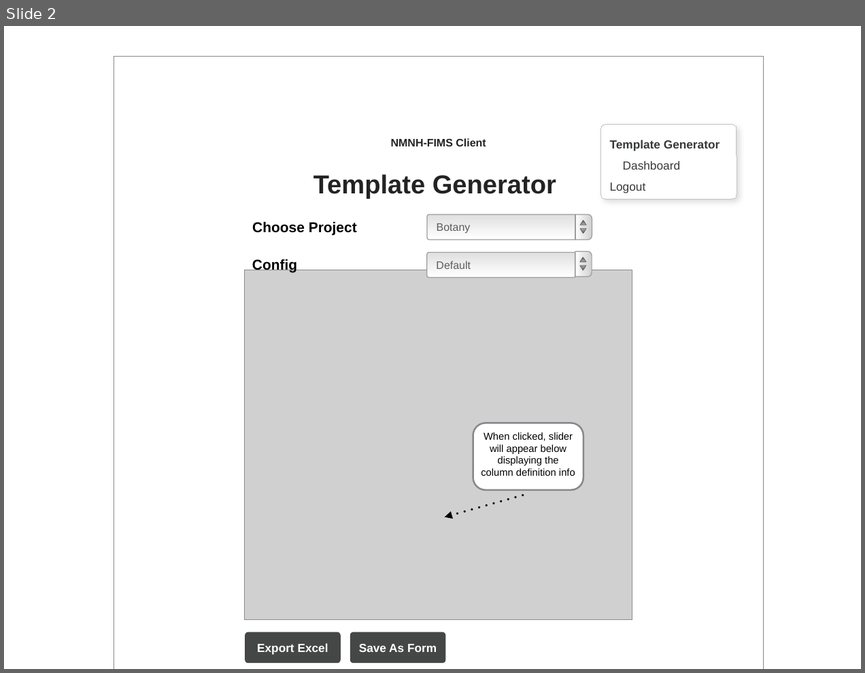
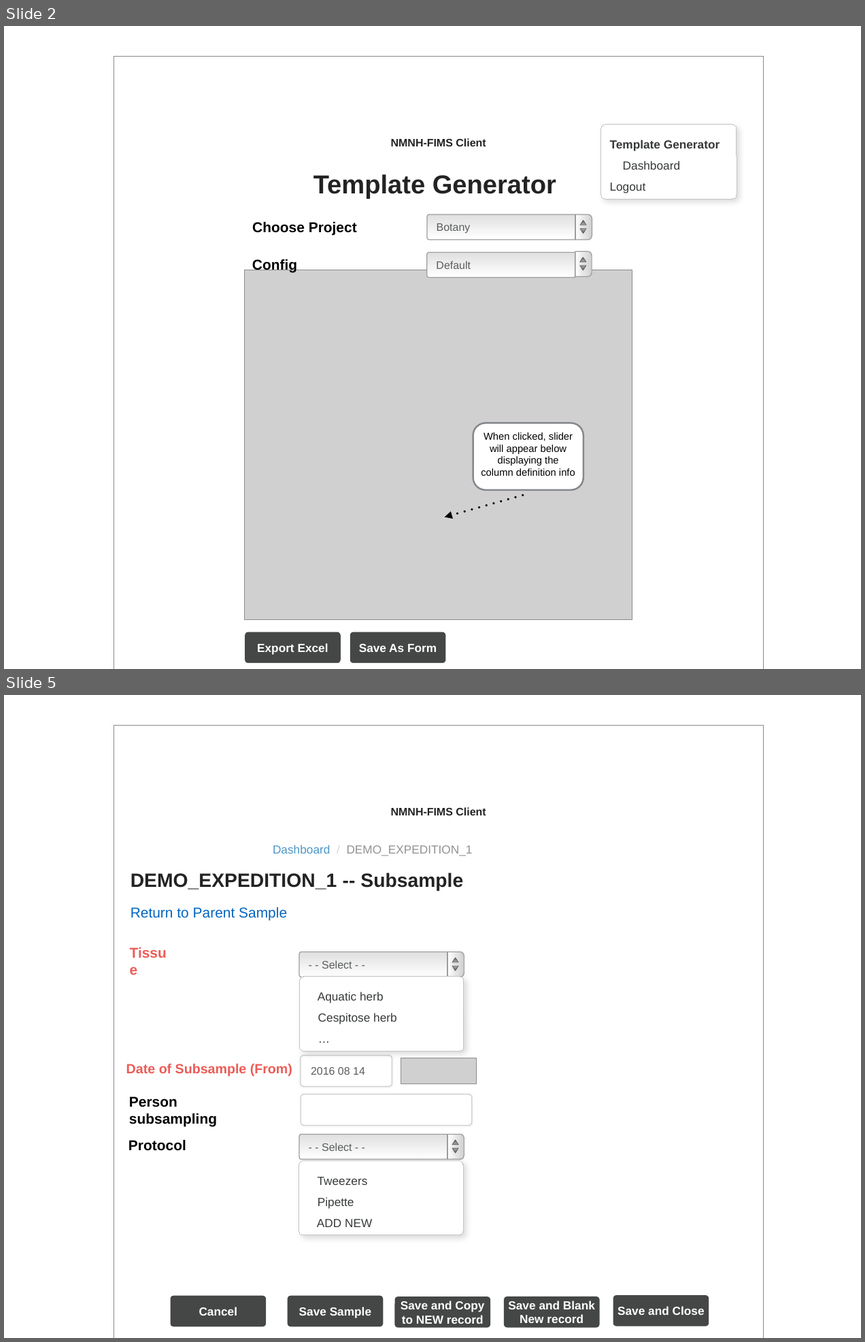
Before and after one commit to biocodellc/nmnh-fims, a slide deck: offline_docs/fims_client/nmnh_mockup.pptx. Shown one above the other, each under a label of ours: slide 2 before the commit, slides 2 and 5 after it; the slides between them are not shown. The pictures are 865x673 and 865x1342 pixels, drawn with LibreOffice and Linux fonts; fonts in the diff are those of the drawing; grey boxes stand for pictures; background and template pictures are left out. Boxes give left, top, right and bottom in pixels: in the first picture for what was removed or moved away, otherwise in the second. Text is boxed around its words. In the diff, an @@ line names an element or a change of style, - is before the commit and + after.

```diff
--- a/offline_docs/fims_client/nmnh_mockup.pptx
+++ b/offline_docs/fims_client/nmnh_mockup.pptx
@@ slide 5 added at (4, 695, 861, 1338), background #FFFFFF; not listed: 2 template elements that a slide beside it also shows @@
@@ text added at (273, 845, 473, 856), 14 pt, text #929292 @@
+Dashboard / DEMO_EXPEDITION_1
@@ text added at (130, 872, 463, 891), 23 pt, text #232323, bold @@
+DEMO_EXPEDITION_1 -- Subsample
@@ text added at (130, 906, 287, 921), 17 pt, text #0365C0 @@
+Return to Parent Sample
@@ text added at (126, 949, 177, 972), 17 pt, text #EC5C57, bold @@
+Tissue
@@ group added at (299, 951, 464, 977): 2 freeform shapes, 2 triangles @@
+- - Select - -
@@ rounded rectangle added at (299, 977, 464, 1051), fill #FFFFFF, outline #C3C3C3 0.75 pt, 14 pt, text #373939 @@
+Aquatic herb
+Cespitose herb
+…
@@ rounded rectangle added at (300, 1055, 392, 1086), fill #FFFFFF, outline #D1D1D1 1 pt, 13 pt, text #5A5C5C @@
+2016 08 14
@@ picture added at (401, 1057, 477, 1084) @@
@@ text added at (126, 1063, 292, 1076), 16 pt, text #EC5C57, bold @@
+Date of Subsample (From)
@@ text added at (129, 1096, 217, 1127), 17 pt, text #000000, bold @@
+Person subsampling
@@ rounded rectangle added at (300, 1094, 472, 1125), fill #FFFFFF, outline #D1D1D1 1 pt @@
@@ text added at (128, 1139, 186, 1151), 17 pt, text #000000, bold @@
+Protocol
@@ group added at (299, 1134, 464, 1159): 2 freeform shapes, 2 triangles @@
+- - Select - -
@@ rounded rectangle added at (298, 1160, 463, 1235), fill #FFFFFF, outline #C3C3C3 0.75 pt, 14 pt, text #373939 @@
+Tweezers
+Pipette
+ADD NEW
@@ rounded rectangle added at (171, 1295, 266, 1326), fill #454747, 14 pt, text #FFFFFF, bold @@
+Cancel
@@ rounded rectangle added at (287, 1295, 383, 1326), fill #454747, 14 pt, text #FFFFFF, bold @@
+Save Sample
@@ rounded rectangle added at (394, 1296, 490, 1327), fill #454747, 14 pt, text #FFFFFF, bold @@
+Save and Copy to NEW record
@@ rounded rectangle added at (504, 1296, 600, 1327), fill #454747, 14 pt, text #FFFFFF, bold @@
+Save and Blank New record
@@ rounded rectangle added at (613, 1295, 709, 1326), fill #454747, 14 pt, text #FFFFFF, bold @@
+Save and Close
```
Also in this commit, not shown: 2 slides changed.
